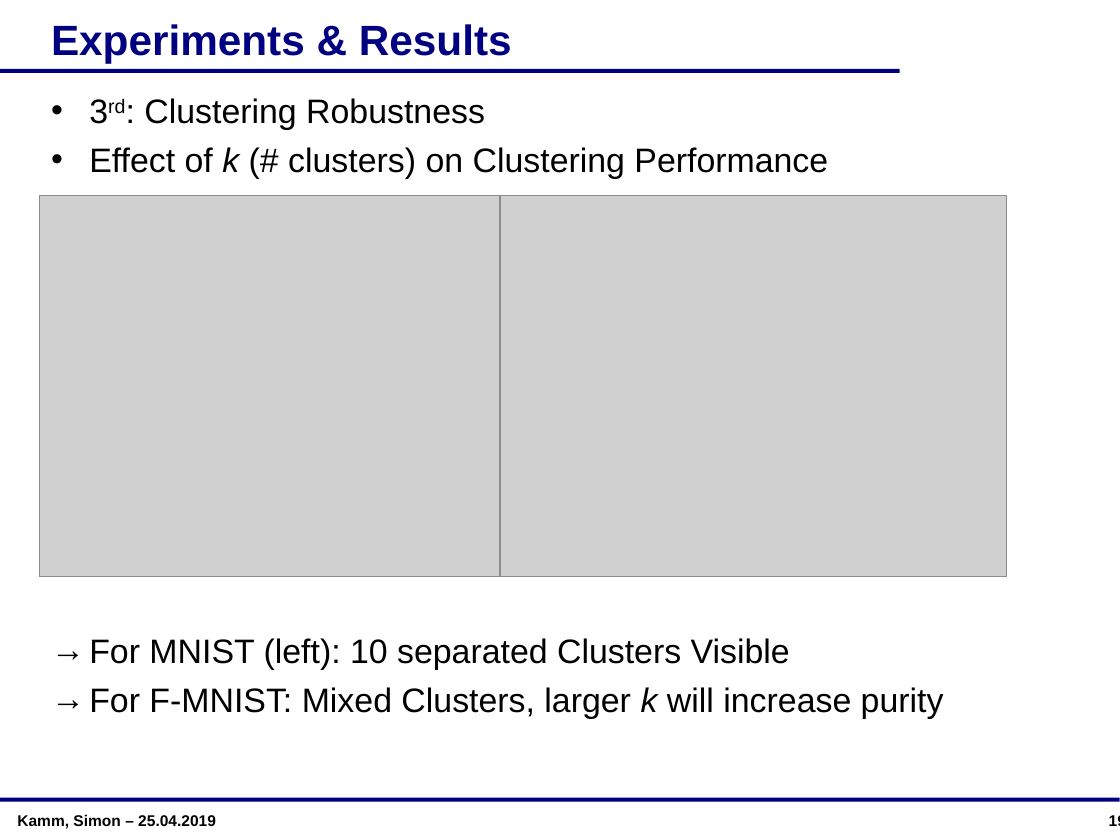
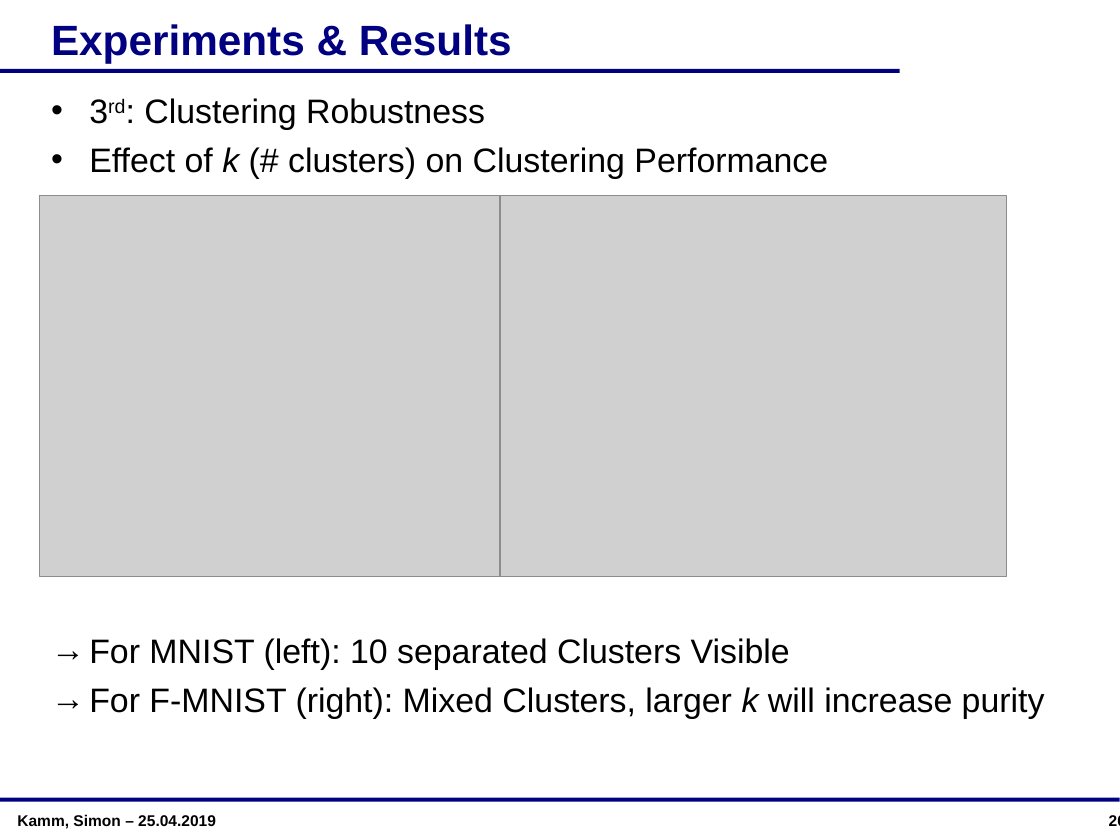
Before and after one commit to simonbuerste/Forschungsarbeit, a slide deck: slide 20 of Documentation/Pres_ResearchThesis_KammSimon.ppt (slide 19 before the commit). Drawn at 1120x840 pixels with LibreOffice and Linux fonts; fonts in the diff are those of the drawing; grey boxes stand for pictures; background and template pictures are left out. Boxes give left, top, right and bottom in pixels: in the first picture for what was removed or moved away, otherwise in the second. Text is boxed around its words. In the diff, an @@ line names an element or a change of style, - is before the commit and + after.

```diff
--- a/Documentation/Pres_ResearchThesis_KammSimon.ppt
+++ b/Documentation/Pres_ResearchThesis_KammSimon.ppt
@@ text at [89,687,1045,719]: text changed @@
-→ For F-MNIST: Mixed Clusters, larger k will increase purity
+→ For F-MNIST (right): Mixed Clusters, larger k will increase purity
@@ page number at [1109,815,1120,826]: text changed @@
-19
+20
```
Also in this commit, not shown: 11 other slides changed, 1 slide added.
